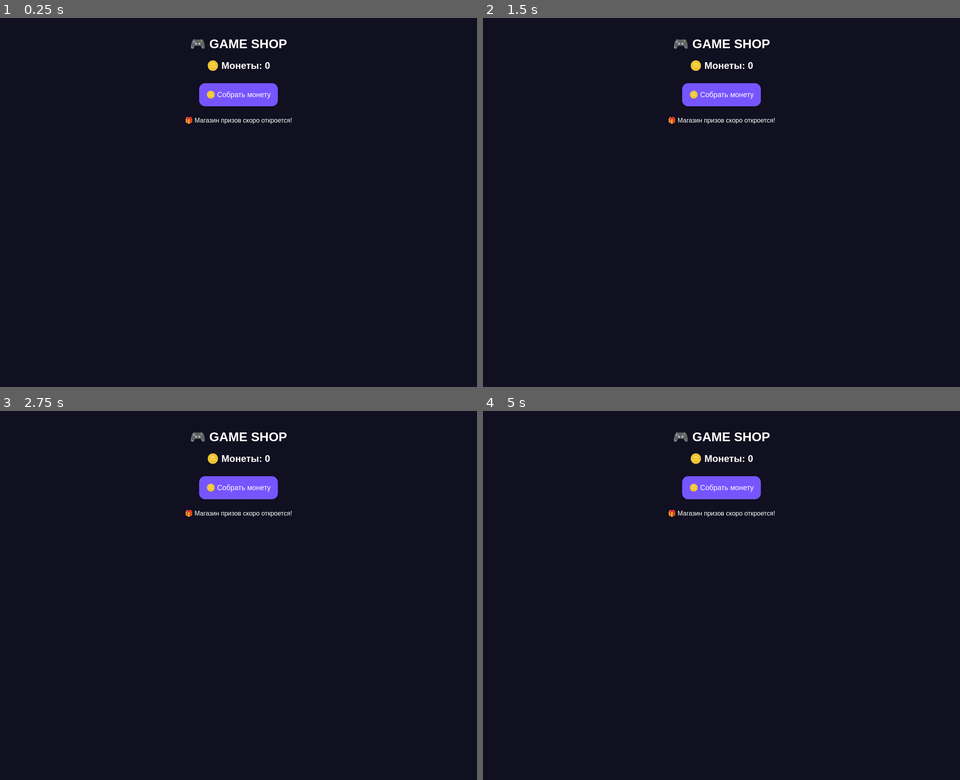
Above: before the commit, frames 1-4 (two rows, left to right).
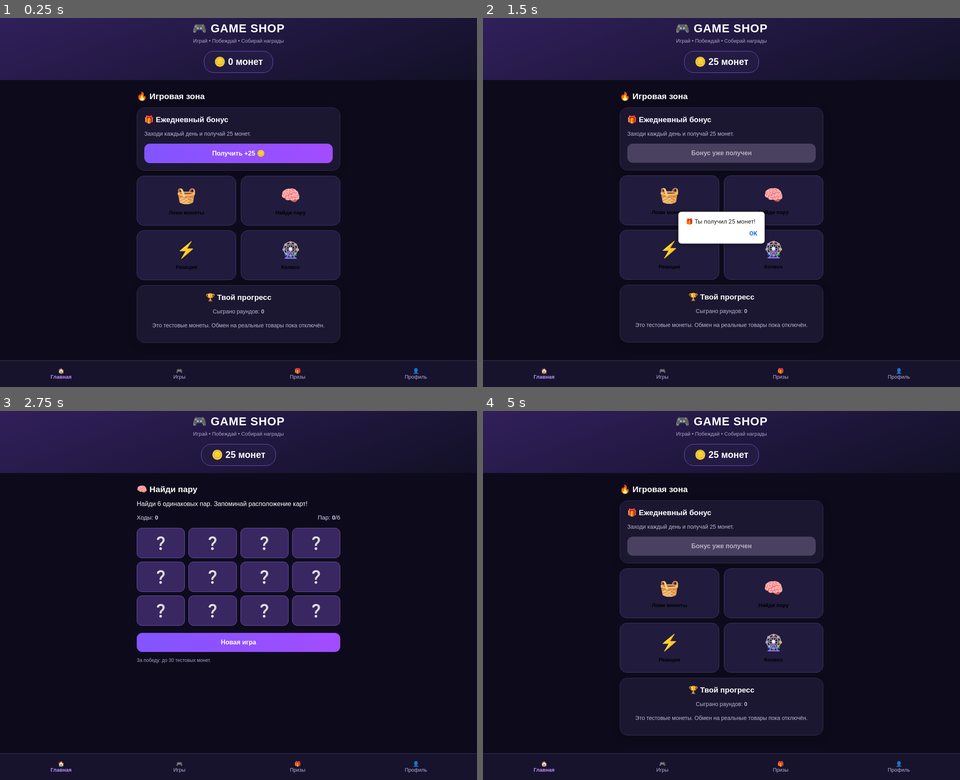
Above: after the commit, the same moments.

Repository: porutcikk-code/tg-game-shop
Game: browser game, page index.html
The game is run twice, just before and just after one commit, with the same random seed, the same clock (stepped at 60 frames per second) and the same inputs. When the page shows a pop-up message, it is drawn as a white box for half a second while everything else waits; a line starting with > is the answer the replay typed.
Inputs (mouse positions are in pixels of both pictures, inside the frame that each line leads up to; where the layout moved, square brackets give the same spot in the first picture):
- Up to frame 1 (0.25 s): no input
- Up to frame 2 (1.5 s): move the mouse to (721, 239) [721, 88] at 1.07 s; click (721, 154) at 1.27 s, where only the run after the commit has a clickable "Получить +25 🪙"
- Up to frame 3 (2.75 s): move the mouse to (195, 610) [219, 462] at 1.67 s; click (186, 591) at 1.87 s, where only the run after the commit has a clickable "🧺 Лови монеты"; click (62, 765) at 2.02 s, where only the run after the commit has a clickable "🏠 Главная"; move the mouse to (276, 602) [257, 458] at 2.27 s; click (290, 591) at 2.47 s, where only the run after the commit has a clickable "🧠 Найди пару"
- Up to frame 4 (5 s): move the mouse to (750, 610) [735, 492] at 2.87 s; click (645, 543) at 3.07 s, where only the run after the commit has a clickable "❔"; move the mouse to (669, 617) [692, 495] at 3.47 s; click (697, 610) at 3.67 s, where only the run after the commit has a clickable "❔"; move the mouse to (721, 536) [721, 455] at 4.07 s; click (778, 765) at 4.27 s, where only the run after the commit has a clickable "🎁 Призы"; click (897, 765) at 4.52 s, where only the run after the commit has a clickable "👤 Профиль"; move the mouse to (697, 768) [754, 477] at 4.67 s; click (664, 765) at 4.87 s, where only the run after the commit has a clickable "🎮 Игры"

The runs differ from the first frame. In frame 1, 27% of the frame differs, in the area x 0-100%, y 0-99%; in frame 2, 27%; in frame 3, 26%; in frame 4, 27%.

Commit message:
Update index.html

Diff:
--- a/index.html
+++ b/index.html
@@ -3,38 +3,365 @@
 <html lang="ru">
 <head>
 <meta charset="UTF-8">
-<meta name="viewport" content="width=device-width, initial-scale=1">
+<meta name="viewport" content="width=device-width, initial-scale=1, maximum-scale=1">
+<meta name="theme-color" content="#0d0b1b">
 <title>GAME SHOP</title>
 <style>
-body {
-  background: #101020;
-  color: white;
-  text-align: center;
-  font-family: Arial, sans-serif;
-  padding: 30px 15px;
-}
-button {
-  background: #7655ff;
-  color: white;
-  border: 0;
-  border-radius: 15px;
-  padding: 18px;
-  font-size: 18px;
-  margin: 10px;
-}
+*{box-sizing:border-box}
+html,body{margin:0;min-height:100%;background:#0d0b1b;color:white;font-family:Arial,sans-serif;overscroll-behavior:none}
+body{user-select:none;-webkit-user-select:none;-webkit-tap-highlight-color:transparent}
+button{touch-action:manipulation;cursor:pointer;font-family:inherit}
+header{padding:22px 16px 12px;text-align:center;background:linear-gradient(160deg,#31205c,#121026)}
+.logo{font-size:29px;font-weight:900;letter-spacing:1px}
+.sub{color:#aaa5c7;font-size:13px;margin-top:7px}
+.balance{display:inline-block;margin:18px 0 6px;padding:13px 25px;border:1px solid #7658ce;background:#241b43;border-radius:25px;font-size:23px;font-weight:bold}
+main{padding:17px 14px 100px;max-width:540px;margin:auto}
+h2{font-size:21px;margin:12px 0 16px}
+.card{background:#1b1731;border:1px solid #393055;border-radius:20px;padding:18px;margin:13px 0;box-shadow:0 6px 22px #0003}
+.card h3{margin:0 0 9px;font-size:19px}
+.card p{color:#b9b3d0;line-height:1.5;font-size:14px}
+.btn{display:block;width:100%;border:0;background:linear-gradient(110deg,#8155ff,#a34cff);color:white;border-radius:14px;padding:15px;font-size:16px;font-weight:bold;margin-top:12px}
+.btn:disabled{background:#49415f;color:#b7b0c5}
+.secondary{background:#34294f}
+.hidden{display:none!important}
+.grid{display:grid;grid-template-columns:1fr 1fr;gap:12px}
+.tile{background:#211b3d;border:1px solid #48396b;border-radius:18px;padding:22px 10px;text-align:center;font-weight:bold;min-height:125px}
+.tile span{display:block;font-size:40px;margin-bottom:12px}
+nav{position:fixed;bottom:0;left:0;width:100%;display:flex;background:#18132d;border-top:1px solid #463665;padding:10px 5px max(12px,env(safe-area-inset-bottom));z-index:20}
+nav button{flex:1;background:none;border:0;color:#b8acd6;font-size:13px;padding:8px 0}
+nav button.active{color:#b994ff;font-weight:bold}
+.stat{display:flex;justify-content:space-between;gap:10px;color:#d9d2f0;font-size:15px;margin:14px 0}
+.center{text-align:center}
+.note{color:#a99fc4;font-size:12px;line-height:1.5}
+#arena{position:relative;height:350px;background:linear-gradient(#20194b,#100f28);border:2px solid #59458d;border-radius:18px;overflow:hidden;touch-action:none}
+#basket{position:absolute;bottom:12px;left:calc(50% - 29px);width:58px;height:45px;font-size:42px;text-align:center;z-index:2}
+.drop{position:absolute;top:-50px;font-size:31px;width:38px;height:38px;text-align:center}
+#memoryBoard{display:grid;grid-template-columns:repeat(4,1fr);gap:9px;margin:18px 0}
+.mem{height:76px;background:#392762;border:1px solid #7554b6;border-radius:13px;font-size:31px;color:white}
+.mem.open{background:#6a4bad}
+#reactionTrack{position:relative;height:60px;background:#302447;border-radius:14px;overflow:hidden;margin:25px 0}
+#target{position:absolute;left:43%;width:14%;height:100%;background:#31c984}
+#marker{position:absolute;left:0;width:8px;height:100%;background:#fff;box-shadow:0 0 12px white}
+#wheel{width:260px;height:260px;border-radius:50%;margin:24px auto;background:conic-gradient(#6d40f5 0 60deg,#e0a329 60deg 120deg,#a143d5 120deg 180deg,#347bc7 180deg 240deg,#e55b78 240deg 300deg,#36a78b 300deg 360deg);border:9px solid #c5a0ff;display:grid;place-items:center;font-size:52px;transition:transform 3.5s cubic-bezier(.12,.72,.14,1)}
+#wheel::after{content:"🎁";display:grid;place-items:center;background:#17112c;width:92px;height:92px;border-radius:50%;border:5px solid white}
+.prize{display:flex;justify-content:space-between;align-items:center;gap:12px;padding:14px;background:#261e40;border-radius:14px;margin:10px 0}
+.prize button{background:#6950a3;border:0;color:white;border-radius:10px;padding:10px}
 </style>
 </head>
 <body>
-<h1>🎮 GAME SHOP</h1>
-<h2>🪙 Монеты: <span id="coins">0</span></h2>
-<button onclick="earn()">🪙 Собрать монету</button>
-<p>🎁 Магазин призов скоро откроется!</p>
+<header>
+<div class="logo">🎮 GAME SHOP</div>
+<div class="sub">Играй • Побеждай • Собирай награды</div>
+<div class="balance">🪙 <span id="coins">0</span> монет</div>
+</header>
+
+<main>
+<section id="home">
+<h2>🔥 Игровая зона</h2>
+<div class="card">
+<h3>🎁 Ежедневный бонус</h3>
+<p>Заходи каждый день и получай 25 монет.</p>
+<button class="btn" id="dailyBtn" onclick="daily()">Получить +25 🪙</button>
+</div>
+<div class="grid">
+<button class="tile" onclick="show('catchGame')"><span>🧺</span>Лови монеты</button>
+<button class="tile" onclick="show('memoryGame')"><span>🧠</span>Найди пару</button>
+<button class="tile" onclick="show('reactionGame')"><span>⚡</span>Реакция</button>
+<button class="tile" onclick="show('wheelGame')"><span>🎡</span>Колесо</button>
+</div>
+<div class="card center">
+<h3>🏆 Твой прогресс</h3>
+<p>Сыграно раундов: <b id="rounds">0</b></p>
+<p class="note">Это тестовые монеты. Обмен на реальные товары пока отключён.</p>
+</div>
+</section>
+
+<section id="catchGame" class="hidden">
+<h2>🧺 Лови монеты</h2>
+<p>Двигай корзину пальцем. Лови 🪙 и избегай 💣.</p>
+<div class="stat"><span>⏱ <b id="catchTime">30</b> сек.</span><span>Счёт: <b id="catchScore">0</b></span></div>
+<div id="arena"><div id="basket">🧺</div></div>
+<button class="btn" id="catchBtn" onclick="startCatch()">Начать раунд</button>
+<p class="note">За каждую пойманную монету начисляется 1 тестовая монета в конце раунда.</p>
+</section>
+
+<section id="memoryGame" class="hidden">
+<h2>🧠 Найди пару</h2>
+<p>Найди 6 одинаковых пар. Запоминай расположение карт!</p>
+<div class="stat"><span>Ходы: <b id="moves">0</b></span><span>Пар: <b id="pairs">0</b>/6</span></div>
+<div id="memoryBoard"></div>
+<button class="btn" onclick="startMemory()">Новая игра</button>
+<p class="note">За победу: до 30 тестовых монет.</p>
+</section>
+
+<section id="reactionGame" class="hidden">
+<h2>⚡ Проверка реакции</h2>
+<p>Останови белый бегунок в зелёной зоне.</p>
+<div id="reactionTrack"><div id="target"></div><div id="marker"></div></div>
+<p class="center" id="reactionText">Нажми «Старт»</p>
+<button class="btn" id="reactionBtn" onclick="reactionAction()">Старт</button>
+<p class="note">Точное попадание: +15 монет. Близкое: +5.</p>
+</section>
+
+<section id="wheelGame" class="hidden">
+<h2>🎡 Колесо удачи</h2>
+<p>Один бесплатный запуск в день.</p>
+<div id="wheel"></div>
+<p class="center" id="wheelText">Испытай удачу!</p>
+<button class="btn" id="wheelBtn" onclick="spinWheel()">Крутить колесо</button>
+</section>
+
+<section id="shop" class="hidden">
+<h2>🎁 Магазин призов</h2>
+<div class="card">
+<h3>Скоро открытие</h3>
+<p>Здесь появятся товары твоего магазина с ценами в монетах.</p>
+<div class="prize"><span>🎁 Приз №1</span><button disabled>Скоро</button></div>
+<div class="prize"><span>🎁 Приз №2</span><button disabled>Скоро</button></div>
+<div class="prize"><span>🎁 Приз №3</span><button disabled>Скоро</button></div>
+<p class="note">Покупка и обмен монет отключены до подключения защищённой базы данных.</p>
+</div>
+</section>
+
+<section id="profile" class="hidden">
+<h2>👤 Профиль</h2>
+<div class="card center">
+<div style="font-size:60px">🎮</div>
+<h3 id="playerName">Игрок GAME SHOP</h3>
+<p>Баланс: <b id="profileCoins">0</b> 🪙</p>
+<p>Сыграно раундов: <b id="profileRounds">0</b></p>
+<p class="note">Прогресс хранится только в этом браузере на устройстве. Это не защищённый игровой аккаунт.</p>
+</div>
+</section>
+</main>
+
+<nav>
+<button id="navHome" class="active" onclick="show('home')">🏠<br>Главная</button>
+<button id="navGames" onclick="show('home')">🎮<br>Игры</button>
+<button id="navShop" onclick="show('shop')">🎁<br>Призы</button>
+<button id="navProfile" onclick="show('profile')">👤<br>Профиль</button>
+</nav>
+
 <script>
-let coins = 0;
-function earn() {
-  coins++;
-  document.getElementById("coins").textContent = coins;
-}
+const tg=window.Telegram?.WebApp;
+if(tg){tg.ready();tg.expand()}
+let data;
+try{data=JSON.parse(localStorage.getItem('gs_v2'))||{}}
+catch(e){data={}}
+data.coins=Number(data.coins)||0;
+data.rounds=Number(data.rounds)||0;
+data.daily=data.daily||'';
+data.wheel=data.wheel||'';
+const $=id=>document.getElementById(id);
+const today=()=>new Date().toLocaleDateString('en-CA');
+function save(){
+ localStorage.setItem('gs_v2',JSON.stringify(data));
+ update();
+}
+function update(){
+ $('coins').textContent=data.coins;
+ $('rounds').textContent=data.rounds;
+ $('profileCoins').textContent=data.coins;
+ $('profileRounds').textContent=data.rounds;
+ $('dailyBtn').disabled=data.daily===today();
+ $('dailyBtn').textContent=data.daily===today()?'Бонус уже получен':'Получить +25 🪙';
+ $('wheelBtn').disabled=data.wheel===today()||wheelBusy;
+}
+function reward(amount){
+ data.coins+=amount;
+ save();
+}
+function daily(){
+ if(data.daily===today())return;
+ data.daily=today();
+ reward(25);
+ alert('🎁 Ты получил 25 монет!');
+}
+const sections=['home','catchGame','memoryGame','reactionGame','wheelGame','shop','profile'];
+function show(id){
+ stopCatch();
+ stopReaction();
+ sections.forEach(s=>$(s).classList.toggle('hidden',s!==id));
+ ['navHome','navGames','navShop','navProfile'].forEach(n=>$(n).classList.remove('active'));
+ $(id==='shop'?'navShop':id==='profile'?'navProfile':'navHome').classList.add('active');
+ window.scrollTo(0,0);
+ update();
+}
+$('playerName').textContent=tg?.initDataUnsafe?.user?.first_name||'Игрок GAME SHOP';
+
+// GAME 1: CATCH
+let catchTimer=null,spawnTimer=null,fallTimer=null;
+let catchRunning=false,catchScore=0,seconds=30,drops=[];
+const arena=$('arena'),basket=$('basket');
+function moveBasket(x){
+ const rect=arena.getBoundingClientRect();
+ const left=Math.max(0,Math.min(rect.width-58,x-rect.left-29));
+ basket.style.left=left+'px';
+}
+arena.addEventListener('pointermove',e=>{
+ if(catchRunning)moveBasket(e.clientX);
+});
+arena.addEventListener('pointerdown',e=>{
+ if(catchRunning){arena.setPointerCapture(e.pointerId);moveBasket(e.clientX)}
+});
+function clearDrops(){
+ drops.forEach(d=>d.el.remove());
+ drops=[];
+}
+function stopCatch(){
+ clearInterval(catchTimer);
+ clearInterval(spawnTimer);
+ clearInterval(fallTimer);
+ catchRunning=false;
+ clearDrops();
+ $('catchBtn').disabled=false;
+}
+function startCatch(){
+ stopCatch();
+ catchRunning=true;catchScore=0;seconds=30;
+ $('catchScore').textContent=0;
+ $('catchTime').textContent=30;
+ $('catchBtn').disabled=true;
+ spawnTimer=setInterval(()=>{
+  const bomb=Math.random()<0.23;
+  const el=document.createElement('div');
+  el.className='drop';
+  el.textContent=bomb?'💣':'🪙';
+  const x=Math.random()*Math.max(1,arena.clientWidth-38);
+  el.style.left=x+'px';
+  arena.appendChild(el);
+  drops.push({el,x,y:-40,bomb});
+ },520);
+ fallTimer=setInterval(()=>{
+  const basketX=parseFloat(basket.style.left)||0;
+  const bottom=arena.clientHeight-55;
+  for(let i=drops.length-1;i>=0;i--){
+   const d=drops[i];
+   d.y+=4.2;
+   d.el.style.top=d.y+'px';
+   if(d.y>=bottom&&d.y<bottom+32&&d.x+32>basketX&&d.x<basketX+58){
+    if(d.bomb)catchScore=Math.max(0,catchScore-3);
+    else catchScore++;
+    $('catchScore').textContent=catchScore;
+    d.el.remove();drops.splice(i,1);
+   }else if(d.y>arena.clientHeight){
+    d.el.remove();drops.splice(i,1);
+   }
+  }
+ },30);
+ catchTimer=setInterval(()=>{
+  seconds--;
+  $('catchTime').textContent=seconds;
+  if(seconds<=0){
+   const earned=catchScore;
+   stopCatch();
+   data.rounds++;
+   reward(earned);
+   alert('Раунд окончен! +'+earned+' 🪙');
+  }
+ },1000);
+}
+
+// GAME 2: MEMORY
+let cards=[],opened=[],matched=0,moves=0,locked=false,memTimeout=null;
+function startMemory(){
+ clearTimeout(memTimeout);
+ const icons=['🍒','💎','⭐','🍀','🚀','👑'];
+ cards=[...icons,...icons].sort(()=>Math.random()-.5);
+ opened=[];matched=0;moves=0;locked=false;
+ $('moves').textContent=0;$('pairs').textContent=0;
+ $('memoryBoard').innerHTML='';
+ cards.forEach((v,i)=>{
+  const b=document.createElement('button');
+  b.className='mem';b.textContent='❔';
+  b.onclick=()=>flip(i);
+  $('memoryBoard').appendChild(b);
+ });
+}
+function flip(i){
+ if(locked||opened.includes(i))return;
+ const buttons=[...$('memoryBoard').children];
+ if(buttons[i].disabled)return;
+ buttons[i].textContent=cards[i];
+ buttons[i].classList.add('open');
+ opened.push(i);
+ if(opened.length===2){
+  moves++;$('moves').textContent=moves;
+  const [a,b]=opened;
+  if(cards[a]===cards[b]){
+   buttons[a].disabled=buttons[b].disabled=true;
+   opened=[];matched++;
+   $('pairs').textContent=matched;
+   if(matched===6){
+    const earned=Math.max(10,35-moves);
+    data.rounds++;reward(earned);
+    setTimeout(()=>alert('Все пары найдены! +'+earned+' 🪙'),250);
+   }
+  }else{
+   locked=true;
+   memTimeout=setTimeout(()=>{
+    [a,b].forEach(j=>{
+     buttons[j].textContent='❔';
+     buttons[j].classList.remove('open');
+    });
+    opened=[];locked=false;
+   },800);
+  }
+ }
+}
+
+// GAME 3: REACTION
+let reactionFrame=null,reactionStart=0,reactionActive=false;
+function stopReaction(){
+ cancelAnimationFrame(reactionFrame);
+ reactionActive=false;
+ $('reactionBtn').textContent='Старт';
+}
+function reactionAction(){
+ if(!reactionActive){
+  reactionActive=true;
+  reactionStart=performance.now();
+  $('reactionBtn').textContent='СТОП!';
+  $('reactionText').textContent='Лови зелёную зону!';
+  function animate(t){
+   if(!reactionActive)return;
+   const pos=(Math.sin((t-reactionStart)/340)+1)/2*92;
+   $('marker').style.left=pos+'%';
+   reactionFrame=requestAnimationFrame(animate);
+  }
+  reactionFrame=requestAnimationFrame(animate);
+ }else{
+  const pos=parseFloat($('marker').style.left)||0;
+  stopReaction();
+  const earned=pos>=42&&pos<=56?15:pos>=35&&pos<=63?5:0;
+  data.rounds++;
+  reward(earned);
+  $('reactionText').textContent=earned?'Попадание! +'+earned+' 🪙':'Мимо! Попробуй снова.';
+ }
+}
+
+// GAME 4: WHEEL
+let wheelBusy=false,wheelAngle=0;
+function spinWheel(){
+ if(wheelBusy||data.wheel===today())return;
+ wheelBusy=true;
+ $('wheelBtn').disabled=true;
+ $('wheelText').textContent='Колесо вращается...';
+ const rewards=[5,10,15,20,25,50];
+ const index=Math.floor(Math.random()*6);
+ wheelAngle+=1800+360-index*60;
+ $('wheel').style.transform='rotate('+wheelAngle+'deg)';
+ setTimeout(()=>{
+  const earned=rewards[index];
+  data.wheel=today();
+  data.rounds++;
+  wheelBusy=false;
+  reward(earned);
+  $('wheelText').textContent='🎉 Твой приз: +'+earned+' 🪙';
+ },3600);
+}
+startMemory();
+update();
 </script>
 </body>
 </html>
